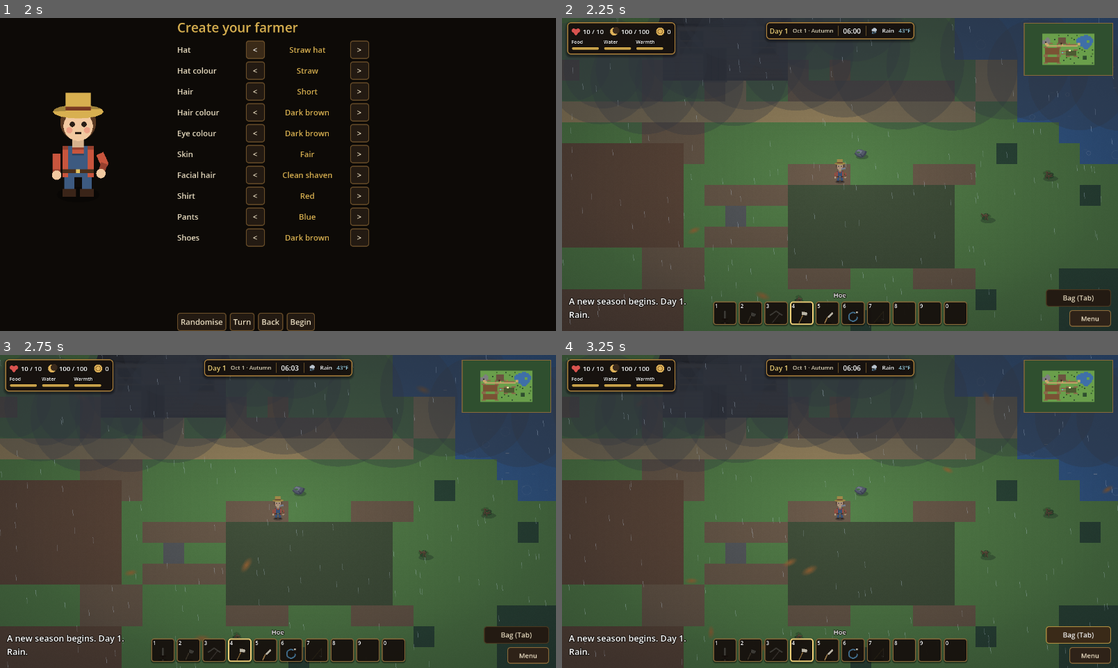
Above: before the commit, frames 1-4 (two rows, left to right).
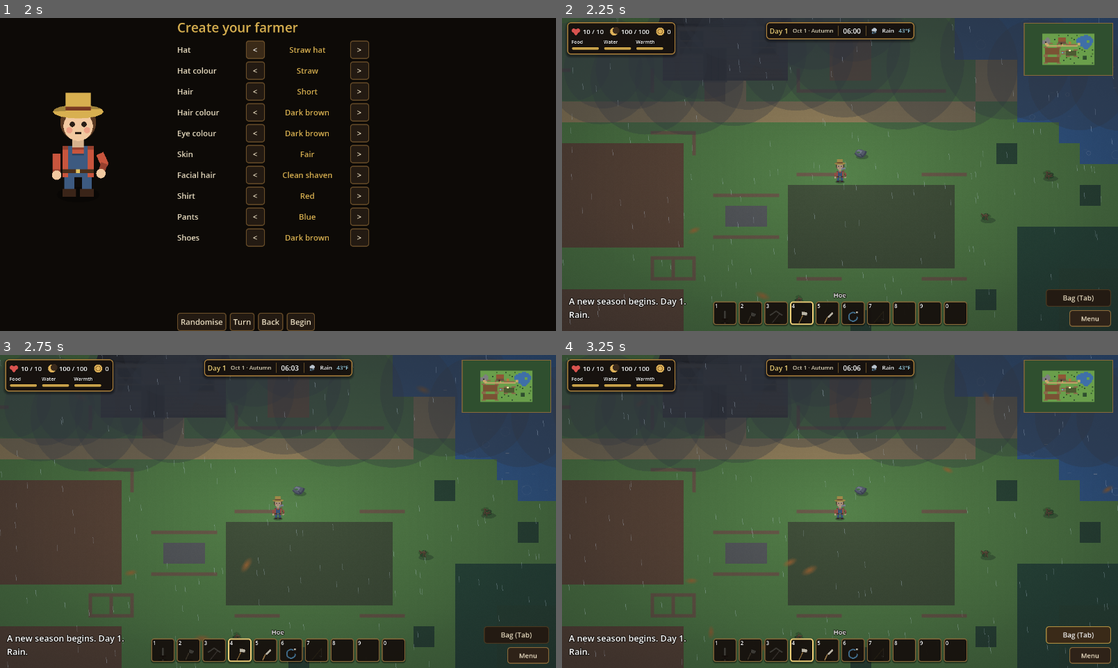
Above: after the commit, the same moments.

Repository: joshj1108/CrowCreekHollow
Game: Godot game, scene res://scenes/main.tscn
Two runs of this game, one before a commit and one after it. Both use one fixed random seed, a clock stepped at 60 frames per second and the inputs below.
Inputs:
- Up to frame 1 (2 s): click "New Game" at 0.5 s; click "Slot 1: empty" at 1.25 s
- Up to frame 2 (2.25 s): click "Begin" at 2 s
- Up to frame 3 (2.75 s): no input
- Up to frame 4 (3.25 s): click "Bag (Tab)" at 2.75 s

Frame 1 is identical in both runs. In frame 2, 9.9% of the frame differs, in the area x 14-100%, y 6-100%; in frame 3, 9.9%; in frame 4, 9.9%.

Commit message:
Match the farm's roof, stall, well and fences to the diagram
The house roof is its own tile so it can differ from the body, and the
stall and well are two tiles across as in the diagram. In the flat view,
fences are thin bars toward their neighbours over grass, and the big
tree's dark square is drawn as canopy art. Only the centre 3 by 3 of the
tree blocks movement. DESIGN.md describes the grid workflow.

Co-Authored-By: Claude Haiku 5.5 <noreply@anthropic.com>
Claude-Session: https://claude.ai/code/session_016EvHBYyFANDWxunM27u84C

Diff:
--- a/scripts/farm_layout.gd
+++ b/scripts/farm_layout.gd
@@ -7,7 +7,7 @@
 # TERRAIN codes, one character per tile:
 #   . grass     S soil (plot one)     F fallow (plots two and three, cleared later)
 #   P path      ~ water               R porch boards
-#   H house     D door                A market stall     W well
+#   H house     O roof (house top)    D door    A market stall     W well
 #   C cave mouth                      K rock (blocks)    X fence (blocks)
 #   G grove tree (felled for wood)    B great tree (3 by 3, not felled)
 
@@ -15,18 +15,18 @@
 	"........................................",
 	"...................G............~~~.....",
 	".............................~~~~~~~~...",
-	"...KK.......HHHHHH.........~~~~~~~~~~~..",
-	"..KKKK...G..HHHHHH......G.~~~~~~~~~~~~~.",
-	"KKKKKK......HHHHHH........~~~~~~~~..~~~.",
-	"KKCKKK......HHHHHH........~~~~~~~~..~~~.",
-	"KKPPKXXX...XHHDHHHX.A......PP~~~~~~~~~..",
+	"...KK.......OOOOOO.........~~~~~~~~~~~..",
+	"..KKKK...G..OOOOOO......G.~~~~~~~~~~~~~.",
+	"KKKKKK......OOOOOO........~~~~~~~~..~~~.",
+	"KKCKKK......HHHHHH..AA....~~~~~~~~..~~~.",
+	"KKPPKXXX...XHHDHHHX.AA.....PP~~~~~~~~~..",
 	"..PPP......X..RP..XXXXXXXX.PP~~~~~~~~~..",
 	"...PPPPPPPPPPPPPPPPPPPPPPPP..~~~~~~~~...",
 	".XXX.......XXX.................~~~~~....",
 	"..SSSSSSSSSSSX..............G...~~~.....",
 	"..SSSSSSSSSSS.....XXX...XXX...........G.",
 	"..SSSSSSSSSSS.XXXXFFFFFFFF......G.......",
-	"..SSSSSSSSSSS..W..FFFFFFFF..............",
+	"..SSSSSSSSSSS..WW.FFFFFFFF..............",
 	"..SSSSSSSSSSS.XXXXFFFFFFFF..............",
 	".XXX.......XXX....FFFFFFFF..............",
 	".XXX.......XXX....XXX...XXX....BBB...G..",
@@ -48,7 +48,7 @@
 const PORCH_RECT := Rect2i(14, 8, 1, 1)
 const WELL_IX := Vector2i(15, 14)
 const STALL_IX := 20
-const STALL_IY := 7
+const STALL_IY := 6
 const CELLAR_IX := Vector2i(10, 5)
 const SMOKEHOUSE_IX := Vector2i(28, 20)
 const FURNACE_IX := Vector2i(26, 20)
@@ -67,4 +67,4 @@
 # Farm tiles that the coop and barn must not be placed on, so they never overlap a building the player unlocks later.
 const RESERVED := [Vector2i(10, 5), Vector2i(25, 19), Vector2i(26, 19), Vector2i(27, 19), Vector2i(28, 19), Vector2i(29 …(276 unchanged characters)…
 # Changes whenever the layout changes. Saves record it, so a save from another layout is migrated.
-const VERSION := "1946c922"
+const VERSION := "fed4d86d"
--- a/scripts/main.gd
+++ b/scripts/main.gd
@@ -663,9 +663,9 @@
 	{"message": "The field is quiet tonight. Too quiet.", "shadow": "none", "sanity": -3},
 ]
 
-enum Tile { TREE, GRASS, SOIL, PATH, WATER, HOUSE, DOOR, FLOOR, WALL, EXIT, BED, STATION, DESK, FALLOW, STALL, CELLAR, COOLER, GATE, SMOKEHOUSE, FURNACE, PORTAL, CAMP, CAVE_MOUTH, CAVE_EXIT, ORE_COPPER, ORE_IRON, COOP, BARN, TABLE, FIREPLACE, WELL, PORCH, WOODSTORE, CHOPLOG, FENCE, ROCK }
-
-const BLOCKING := [Tile.TREE, Tile.WATER, Tile.HOUSE, Tile.W …(224 unchanged characters)… ORE, Tile.CHOPLOG, Tile.FENCE, Tile.ROCK]
+enum Tile { TREE, GRASS, SOIL, PATH, WATER, HOUSE, DOOR, FLOOR, WALL, EXIT, BED, STATION, DESK, FALLOW, STALL, CELLAR, COOLER, GATE, SMOKEHOUSE, FURNACE, PORTAL, CAMP, CAVE_MOUTH, CAVE_EXIT, ORE_COPPER, ORE_IRON, COOP, BARN, TABLE, FIREPLACE, WELL, PORCH, WOODSTORE, CHOPLOG, FENCE, ROCK, ROOF }
+
+const BLOCKING := [Tile.TREE, Tile.WATER, Tile.HOUSE, Tile.W …(224 unchanged characters)… ORE, Tile.CHOPLOG, Tile.FENCE, Tile.ROCK, Tile.ROOF]
 
 const TILE_COLORS := {
 	Tile.TREE: Color("2f4f2f"),
@@ -700,6 +700,7 @@
 	Tile.BARN: Color("7a2e26"),
 	Tile.FENCE: Color("8a6a4a"),
 	Tile.ROCK: Color("7f7f80"),
+	Tile.ROOF: Color("905636"),
 	Tile.TABLE: Color("7a5230"),
 	Tile.FIREPLACE: Color("5a5650"),
 	Tile.CAMP: Color("d07a30"),
@@ -1268,7 +1269,7 @@
 	if FLAT_FARM_ART:
 		for y in range(fy0, fy1 + 1):
 			for x in range(fx0, fx1 + 1):
-				draw_rect(_tile_rect(Vector2i(x, y)), TILE_COLORS[map[y][x]])
+				_draw_flat_tile(Vector2i(x, y))
 	# Pass one: the ground, with small details. Pass two: shadows, which fall on the ground only.
 	# Pass three: trees and buildings, drawn over both.
 	for y in range(fy0, fy1 + 1):
@@ -1630,7 +1631,7 @@
 const TERRAIN_CODES := {
 	".": Tile.GRASS, "S": Tile.SOIL, "F": Tile.FALLOW, "P": Tile.PATH, "~": Tile.WATER,
 	"H": Tile.HOUSE, "D": Tile.DOOR, "A": Tile.STALL, "W": Tile.WELL, "R": Tile.PORCH,
-	"C": Tile.CAVE_MOUTH, "G": Tile.TREE, "B": Tile.TREE, "X": Tile.FENCE, "K": Tile.ROCK,
+	"C": Tile.CAVE_MOUTH, "G": Tile.TREE, "B": Tile.TREE, "X": Tile.FENCE, "K": Tile.ROCK, "O": Tile.ROOF,
 }
 
 
@@ -2085,6 +2086,45 @@
 	_set_bounds()
 	if saved_panel != "":
 		_toggle_tab(saved_panel)
+
+
+# Flat view. A fence is thin bars toward its neighbouring fences over grass. The great tree's
+# canopy square is painted as art over the grass around its trunk. Neither changes what blocks movement.
+const CANOPY_RECT := Rect2i(29, 15, 7, 8)
+const CANOPY_COLOR := Color("2d5234")
+const FENCE_BAR := 0.16
+
+
+func _draw_flat_tile(t: Vector2i) -> void:
+	var cell := _tile_rect(t)
+	var kind: int = map[t.y][t.x]
+	if kind == Tile.FENCE:
+		draw_rect(cell, TILE_COLORS[Tile.GRASS])
+		var bar := PX * FENCE_BAR
+		var mid := cell.get_center()
+		var c: Color = TILE_COLORS[Tile.FENCE]
+		if _is_fence(t + Vector2i(-1, 0)):
+			draw_rect(Rect2(cell.position.x, mid.y - bar * 0.5, PX * 0.5, bar), c)
+		if _is_fence(t + Vector2i(1, 0)):
+			draw_rect(Rect2(mid.x, mid.y - bar * 0.5, PX * 0.5, bar), c)
+		if _is_fence(t + Vector2i(0, -1)):
+			draw_rect(Rect2(mid.x - bar * 0.5, cell.position.y, bar, PX * 0.5), c)
+		if _is_fence(t + Vector2i(0, 1)):
+			draw_rect(Rect2(mid.x - bar * 0.5, mid.y, bar, PX * 0.5), c)
+		draw_rect(Rect2(mid - Vector2(bar, bar) * 0.5, Vector2(bar, bar)), c)
+	elif kind == Tile.GRASS and _in_canopy(t):
+		draw_rect(cell, CANOPY_COLOR)
+	else:
+		draw_rect(cell, TILE_COLORS[kind])
+
+
+func _is_fence(t: Vector2i) -> bool:
+	return t.x >= 0 and t.y >= 0 and t.x < MAP_W and t.y < MAP_H and map[t.y][t.x] == Tile.FENCE
+
+
+func _in_canopy(t: Vector2i) -> bool:
+	var ix := t - Vector2i(BORDER_X, BORDER_Y)
+	return CANOPY_RECT.has_point(ix)
 
 
 # The great tree's footprint, in map tiles, and the ground point at the foot of its trunk.
Not shown, changed: tools/farm_grid.txt
Not shown, changed: DESIGN.md
Not shown, changed: tools/farm_layout.py
Not shown, changed: tools/hand_layout.py
